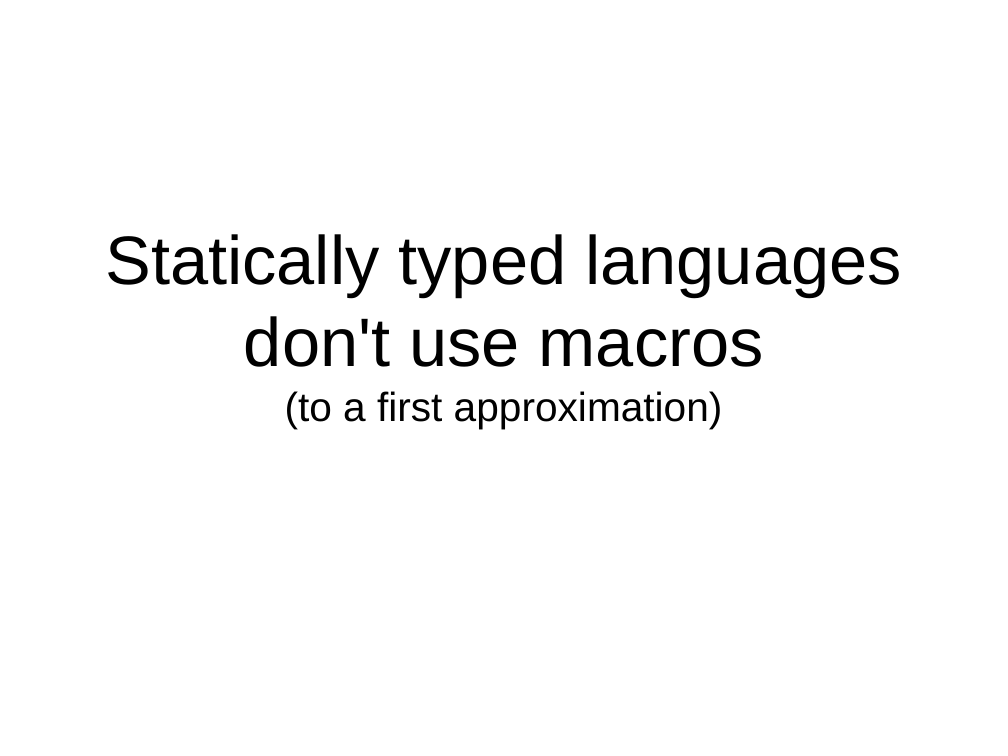
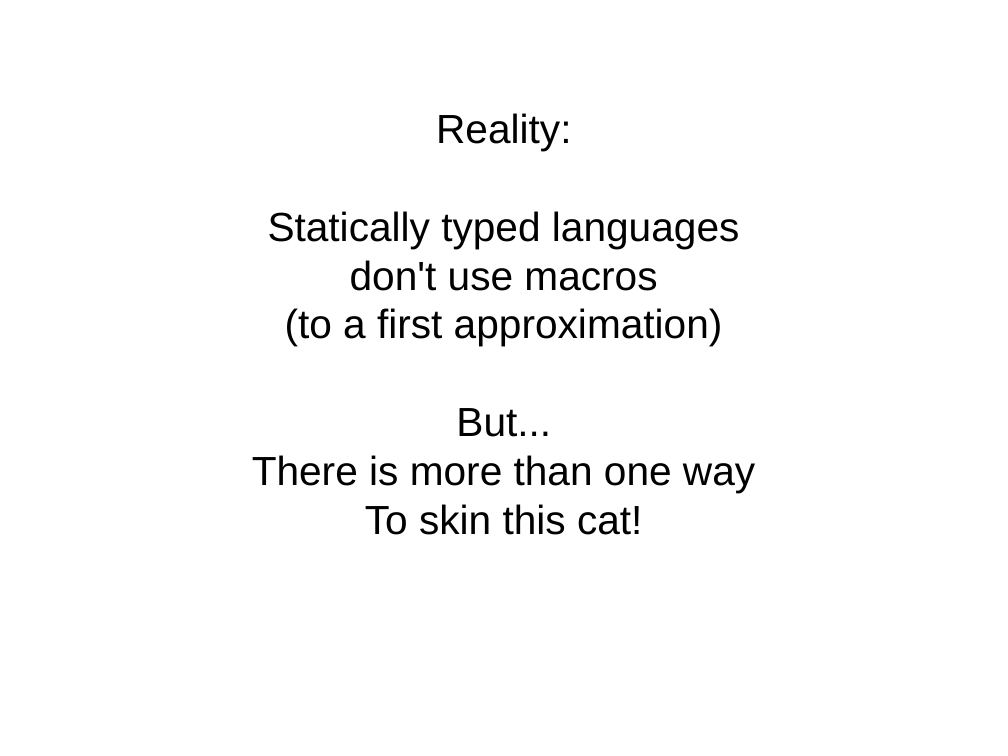
Before and after one commit to bhurt/presentations, a slide deck: slide 92 of statictyping.odp (slide 71 before the commit). Drawn at 1008x756 pixels with LibreOffice and Linux fonts; fonts in the diff are those of the drawing. Boxes give left, top, right and bottom in pixels: in the first picture for what was removed or moved away, otherwise in the second. Text is boxed around its words. In the diff, an @@ line names an element or a change of style, - is before the commit and + after.

Commit message:
New version.

```diff
--- a/statictyping.odp
+++ b/statictyping.odp
@@ subtitle at [436,113,571,151]: paragraph added @@
+Reality:
@@ subtitle at [268,211,740,291]: size 54 to 32 pt in "Statically typed languages", "don't use macros" @@
@@ subtitle at [252,408,755,535]: paragraphs added @@
+But...
+There is more than one way
+To skin this cat!
```
Also in this commit, not shown: 2 other slides changed, 17 slides added, 7 slides removed.
